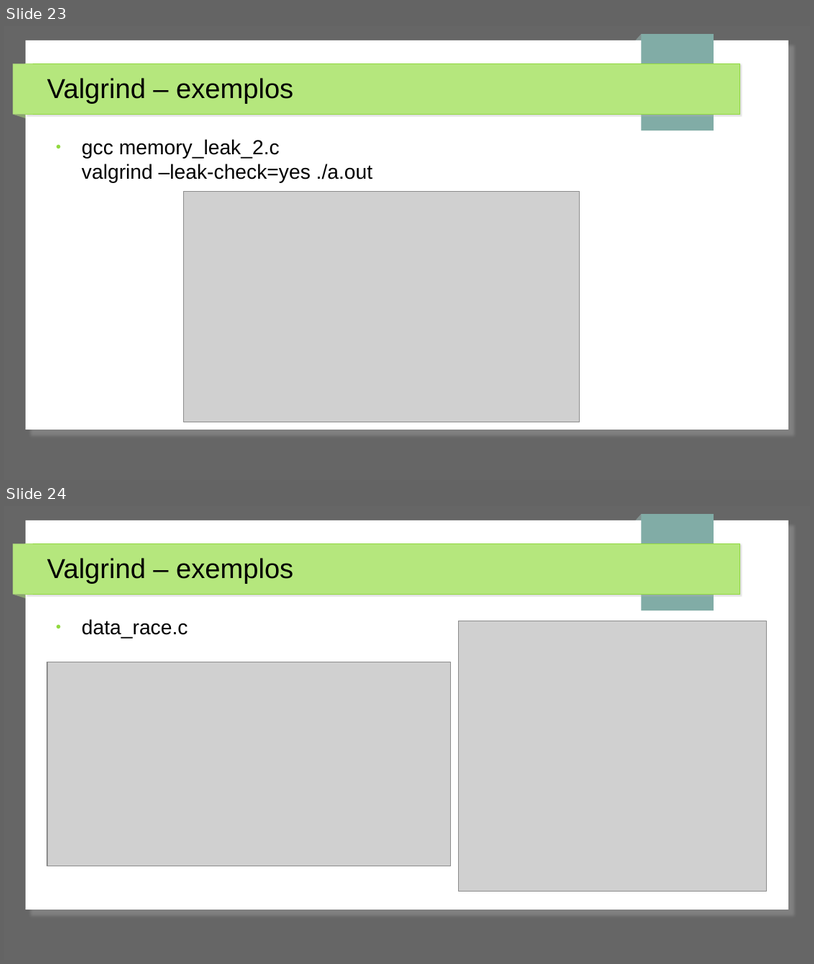
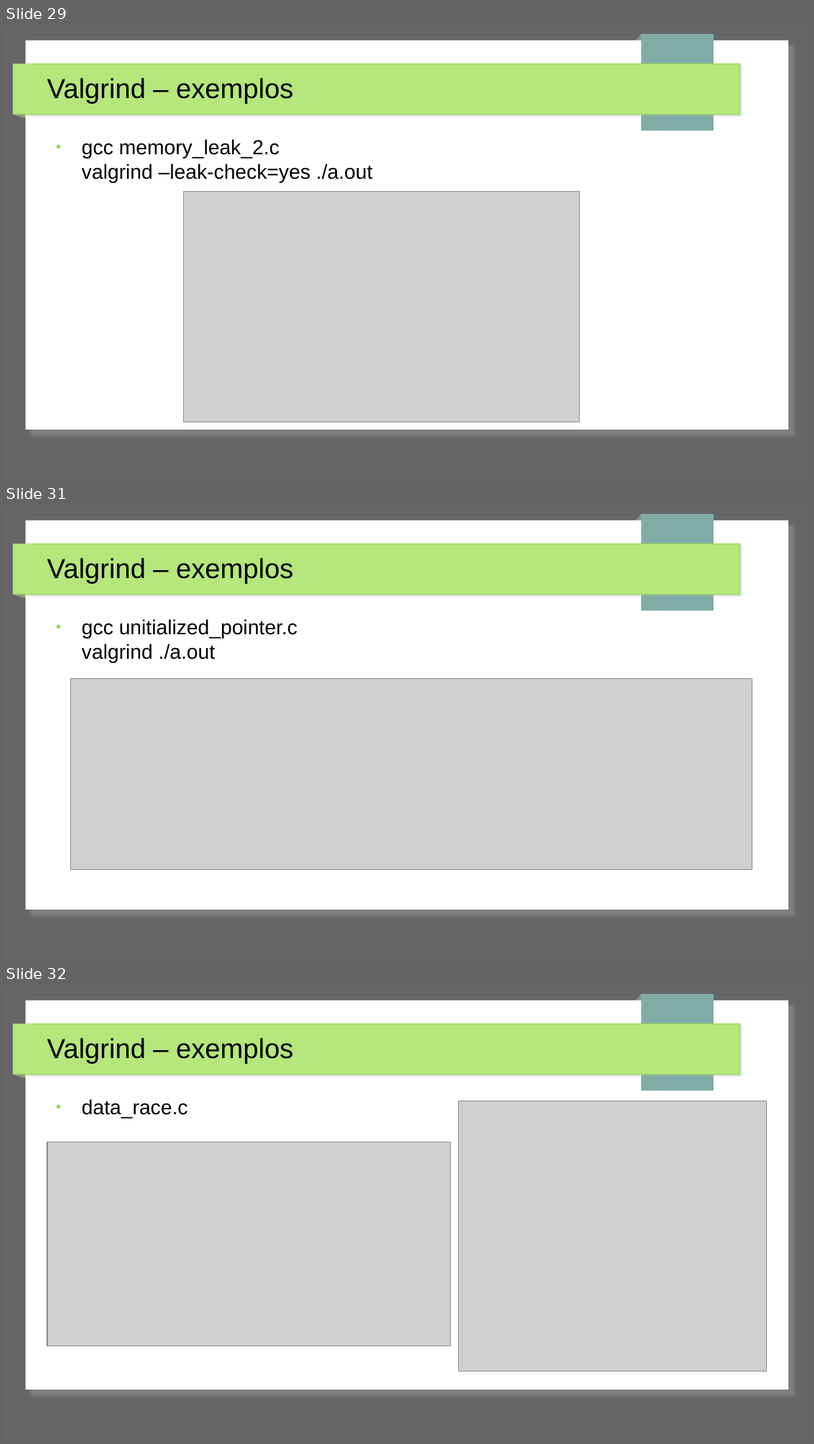
Before and after one commit to jpantonow/SB-T1-ANALISADORES, a slide deck: Slides.odp. Shown one above the other, each under a label of ours: slides 23 and 24 before the commit, slides 29, 31 and 32 after it; the slides between them are not shown. The pictures are 814x964 and 814x1444 pixels, drawn with LibreOffice and Linux fonts; fonts in the diff are those of the drawing; grey boxes stand for pictures. Boxes give left, top, right and bottom in pixels: in the first picture for what was removed or moved away, otherwise in the second. Text is boxed around its words. In the diff, an @@ line names an element or a change of style, - is before the commit and + after.

Commit message:
mais valgrind

```diff
--- a/Slides.odp
+++ b/Slides.odp
@@ slide 31 added at bbox=[4, 506, 810, 960], background #666666; not listed: 7 template elements that a slide beside it also shows @@
@@ title added at bbox=[47, 558, 293, 584], 27 pt, text #000000 @@
+Valgrind – exemplos
@@ text added at bbox=[82, 619, 298, 663], 20 pt, text #000000 @@
+● gcc unitialized_pointer.c
+  valgrind ./a.out
@@ picture added at bbox=[70, 679, 753, 869] @@
@@ what was slide 23 is now slide 29 @@
@@ what was slide 24 is now slide 32 @@
```
Also in this commit, not shown: 1 slide changed, 9 other slides added, 1 other file.
